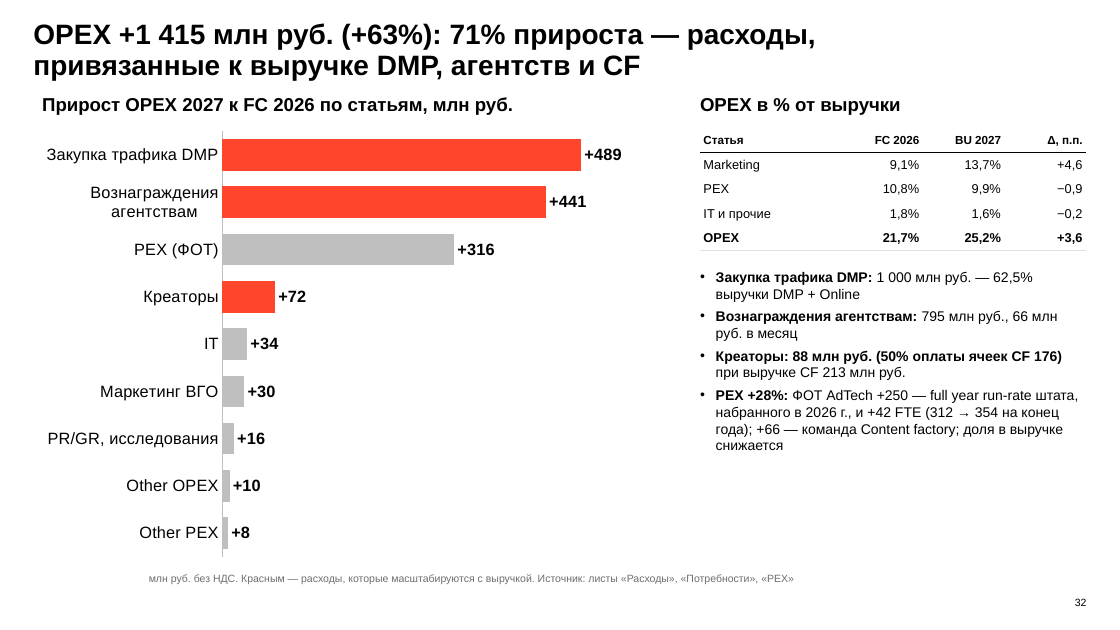
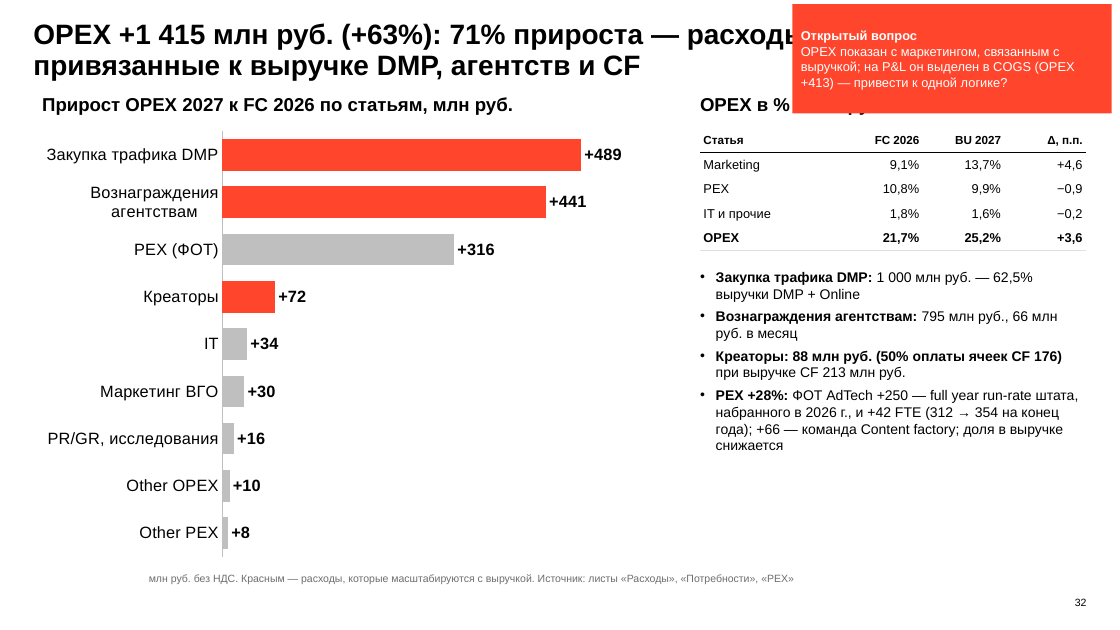
Before and after one commit to DenisMagnit/1, a slide deck: slide 32 of BU27_AdTech_final_deck_1016.pptx. Drawn at 1120x630 pixels with LibreOffice and Linux fonts; fonts in the diff are those of the drawing; background and template pictures are left out. Boxes give left, top, right and bottom in pixels: in the first picture for what was removed or moved away, otherwise in the second. Text is boxed around its words. In the diff, an @@ line names an element or a change of style, - is before the commit and + after.

```diff
--- a/BU27_AdTech_final_deck_1016.pptx
+++ b/BU27_AdTech_final_deck_1016.pptx
@@ rectangle added at (792, 4, 1112, 113), fill #FF452C, 11 pt, text #FFFFFF @@
+Открытый вопрос
+OPEX показан с маркетингом, связанным с выручкой; на P&L он выделен в COGS (OPEX +413) — привести к одной логике?
```
Also in this commit, not shown: 7 other slides changed.
